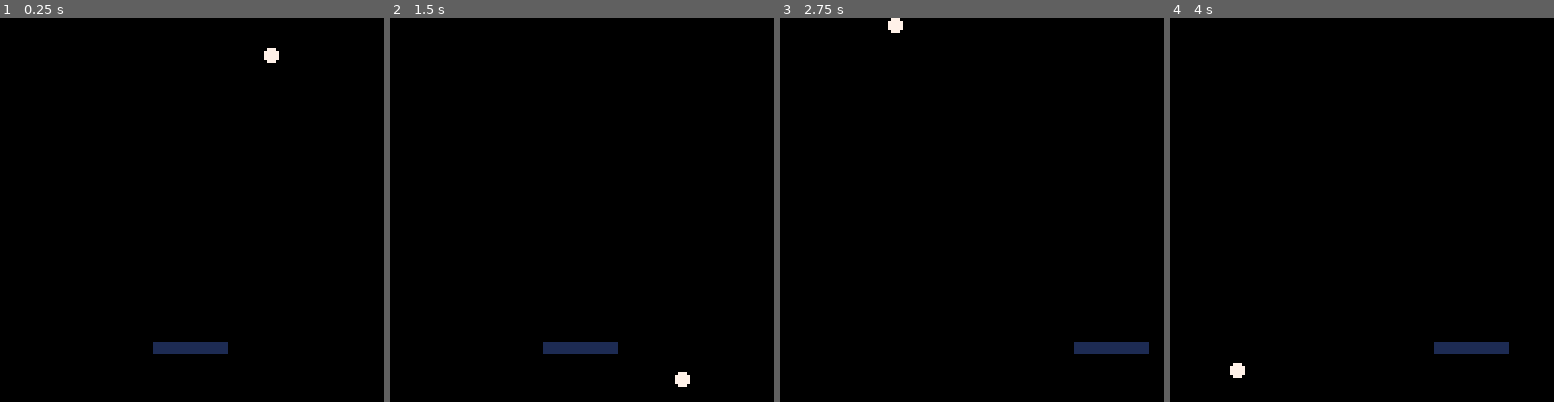
Above: before the commit, frames 1-4 (left to right).
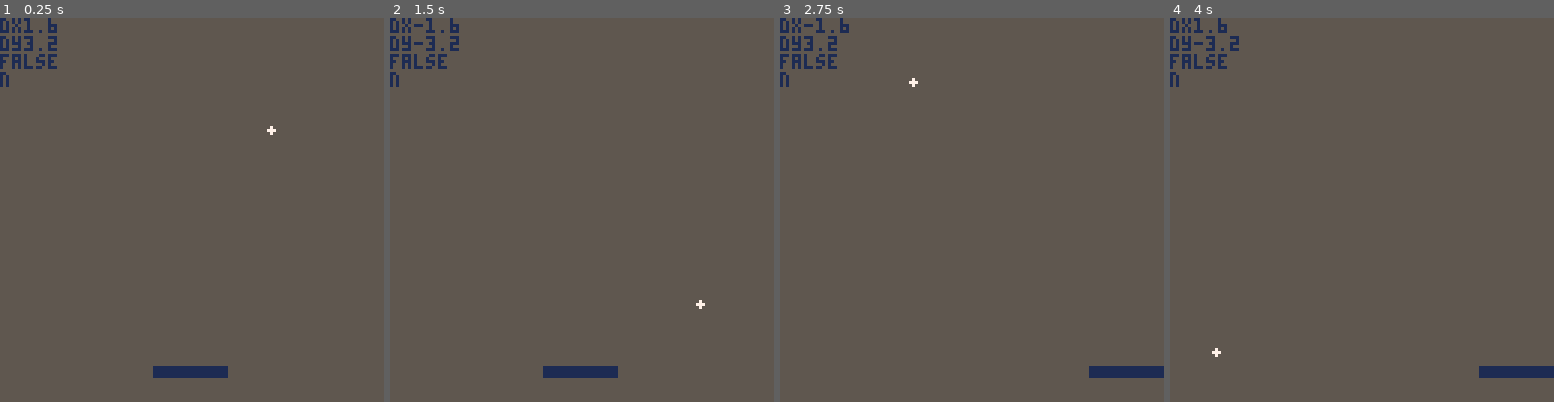
Above: after the commit, the same moments.

Repository: Marvling/sandbox-pico8
Game: PICO-8 cartridge carts/ball.p8
Two runs of this game, one before a commit and one after it. Both use one fixed random seed, a clock stepped at 60 frames per second and the inputs below.
Inputs:
- Up to frame 1 (0.25 s): no input
- Up to frame 2 (1.5 s): no input
- Up to frame 3 (2.75 s): hold Right 1.6-2.1 s; hold Right from 2.47 s (still down)
- Up to frame 4 (4 s): release Right at 3.03 s; hold Left 3.08-3.58 s

The runs differ from the first frame. In frame 1, 100% of the frame differs, in the area x 0-100%, y 0-100%; in frame 2, 100%; in frame 3, 100%; in frame 4, 100%.

Commit message:
refined collisions on ball

Diff:
--- /dev/null
+++ b/carts/arkanoid_test.p8
@@ -0,0 +1,189 @@
+pico-8 cartridge // http://www.pico-8.com
+version 32
+__lua__
+
+
+function change_obj_col (speed)
+	obj_col %= 15
+	obj_col += speed
+end
+
+function change_size (speed, strength)
+	frame = frame + 1
+
+	if (frame > 32765) then
+		frame = 0
+	end
+
+	obj_r = 3 + (sin(frame/speed))*strength
+
+end
+
+function check_obj_collision(x, y, w, h)
+
+	--left
+	if obj_x - obj_r < x then
+
+		-- checks if the ball is aligned with the pad vertically
+		if  obj_y + obj_r > y  and obj_y + obj_r < y + h then
+			debug = true
+			obj_dx = - obj_dx
+		end
+		return true
+	end
+
+	-- right
+	if obj_x + obj_r > x + w then
+		if  obj_y + obj_r > y and obj_y + obj_r < y + h  then
+			debug = true
+			obj_dx = - obj_dx
+		end
+		return true
+	end
+
+	-- top
+	if obj_y + obj_r < y then
+		return true
+	end
+
+	-- bottom
+	if obj_y - obj_r > y + h then
+		return true
+	end
+
+	return false
+end
+
+
+
+function _init ()
+	cls()
+	frame = 0
+
+	obj_x = 78
+	obj_dx = 1.6
+	obj_y = 12
+	obj_dy = 3.2
+	obj_r = 1
+	obj_col = 7
+
+	pad_x = 51
+	pad_y = 100
+	pad_w = 24
+	pad_h = 24
+	pad_col = 1
+
+	pad_v = 0
+	pad_a = 0.25
+
+end
+
+function _update()
+	local is_button_pressed = false
+	debug = false
+
+	pad_col = 1
+
+	-- Pad Movement
+	if btn(0) then
+		-- left
+		pad_v -= pad_a
+		is_button_pressed = true
+	end
+	if btn(1) then
+		--right
+		pad_v += pad_a
+		is_button_pressed = true
+	end
+
+	if not(is_button_pressed) then
+		pad_v = pad_v / 1.2
+	end
+
+	pad_x += pad_v
+
+	if ((pad_x + pad_w) > 127 or pad_x < 0) then
+		pad_v =0
+	end
+
+
+	-- Object Movement logic
+
+	obj_x += obj_dx
+	obj_y += obj_dy
+
+	if (obj_x > 128 - obj_r) or (obj_x < obj_r) then
+		obj_dx = -obj_dx
+		sfx(0)
+	end
+
+	if (obj_y > 128 - obj_r) or (obj_y < obj_r) then
+		obj_dy = -obj_dy
+		sfx(0)
+	end
+
+	if  not(check_obj_collision(pad_x, pad_y, pad_w, pad_h)) then
+
+
+		obj_dy = -obj_dy
+		pad_col = 9
+		sfx(3)
+	end
+
+	-- obj_color logic
+	-- change_obj_col(0.2)
+
+	-- Size logic
+	-- change_size(8, 1.2)
+end
+
+function _draw()
+	cls()
+
+	rectfill(0,0,128,128,5)
+	circfill(obj_x,obj_y,obj_r,obj_col)
+	rectfill(pad_x, pad_y, pad_x + pad_w, pad_y + pad_h, pad_col)
+	print('dx'..obj_dx)
+	print('dy'..obj_dy)
+	print(debug)
+
+
+
+end
+…(29 lines of a section not shown)…
+__gff__
+0000000000000000000000000000000000000000000000000000000000000000000001010101010101010000000000000000010101010101010100000000000000000101010101010101000000000000000001010101010101010000000000000000010101010101010100000000000000000101010101010101000000000000
+0000010101010101010100000000000000000101010101010101000000000000000000000000000000000000000000000000000000000000000000000000000000000000000000000000000000000000000000000000000000000000000000000000000000000000000000000000000000000000000000000000000000000000
+…(5 lines of a section not shown)…
--- a/carts/intro.p8
+++ b/carts/ball.p8
@@ -2,22 +2,6 @@
 version 32
 __lua__
 
-frame = 0
-
-obj_x = 78
-obj_dx = 1.6
-obj_y = 12
-obj_dy = 3.2
-obj_r = 2
-obj_col = 7
-
-pad_x = 51
-pad_y = 108
-pad_w = 24
-pad_h = 3
-
-pad_v = 0
-pad_a = 0.2
 
 function change_obj_col (speed)
 	obj_col %= 15
@@ -39,33 +23,80 @@
 
 	--left
 	if obj_x - obj_r < x then
-		return true
+		return false
 	end
 
 	-- right
 	if obj_x + obj_r > x + w then
+		return false
+	end
+
+	-- top
+	if obj_y + obj_r + 2 < y then
+		return false
+	end
+
+	-- bottom
+	if obj_y - obj_r - 2 > y + h then
+		return false
+	end
+
+	return true
+end
+
+function check_obj_location(x,y,w,h)
+	-- chekc top, mid, down
+
+	--tr
+	-- if (obj_x > (x+w)/2) and (obj_y + obj_r > y) then
+	-- 	return
+	-- end
+
+	-- Middle
+	if (y + h)> obj_y and obj_y > y  then
 		return true
 	end
 
-	-- top
-	if obj_y + obj_r < y then
-		return true
-	end
-
-	-- bottom
-	if obj_y - obj_r > y + h then
-		return true
-	end
-
 	return false
-end
+
+end
+
+
 
 function _init ()
 	cls()
+	frame = 0
+
+	obj_x = 78
+	obj_dx = 1.6
+	obj_y = 12
+	obj_dy = 3.2
+	obj_r = 1
+
+	obj_col = 7
+	obj_loc = 'n'
+
+	pad_x = 51
+	pad_y = 116
+	pad_w = 24
+	pad_h = 3
+	pad_col = 1
+
+	pad_v = 0
+	pad_a = 0.25
+
 end
 
 function _update()
-	is_button_pressed = false
+	local is_button_pressed = false
+	local obj_isMid = false
+	debug = false
+
+	pad_col = 1
+
+	if check_obj_location(pad_x, pad_y, pad_w, pad_h) then
+		obj_isMid = true
+	end
 
 	-- Pad Movement
 	if btn(0) then
@@ -85,42 +116,56 @@
 
 	pad_x += pad_v
 
-	if ((pad_x + pad_w) > 127 or pad_x < 0) then
-		pad_v =0
-	end
-
-
-	-- Object Movement logic
-	obj_x += obj_dx
-	obj_y -= obj_dy
-
-	if (obj_x > 123) or (obj_x < 1) then
+	if pad_x + pad_w > 127 then
+		pad_x = 127 - pad_w
+	elseif pad_x < 0 then
+		pad_x = 0
+	end
+
+	-- Window Collisons
+	if (obj_x > 128 - obj_r) or (obj_x < obj_r) then
 		obj_dx = -obj_dx
 		sfx(0)
 	end
 
-	if (obj_y > 124) or (obj_y < 1) then
+	if (obj_y > 128 - obj_r) or (obj_y < obj_r) then
 		obj_dy = -obj_dy
 		sfx(0)
 	end
 
-	if  not(check_obj_collision(pad_x, pad_y, pad_w, pad_h)) then
-		obj_dy = -obj_dy
-		sfx(3)
-	end
-
-	-- obj_color logic
-	-- change_obj_col(0.2)
-
-	-- Size logic
-	-- change_size(8, 1.2)
+	-- Pad Collisons
+
+	if  check_obj_collision(pad_x, pad_y, pad_w, pad_h) then
+
+		if obj_isMid then
+			obj_dx = -obj_dx
+			pad_col = 9
+			sfx(3)
+		else
+			obj_dy = -obj_dy
+			pad_col = 9
+			sfx(3)
+		end
+	end
+
+
+	-- Movmenet
+	obj_x += obj_dx
+	obj_y += obj_dy
+
 end
 
 function _draw()
 	cls()
 
+	rectfill(0,0,128,128,5)
 	circfill(obj_x,obj_y,obj_r,obj_col)
-	rectfill(pad_x, pad_y, pad_x + pad_w, pad_y + pad_h, 1)
+	rectfill(pad_x, pad_y, pad_x + pad_w, pad_y + pad_h, pad_col)
+	print('dx'..obj_dx)
+	print('dy'..obj_dy)
+	print(debug)
+	print(obj_loc)
+
 
 
 end
Not shown, changed: 27 lines of the sprite sheet (__gfx__) section of carts/arkanoid_test.p8
Not shown, changed: the sound effects (__sfx__) section of carts/arkanoid_test.p8
